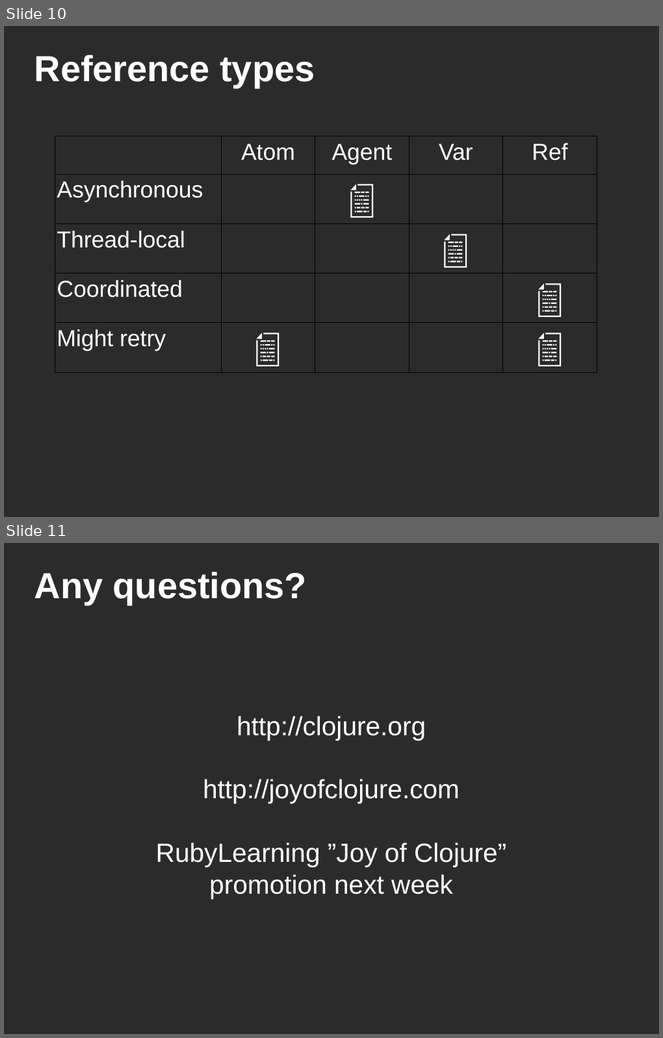
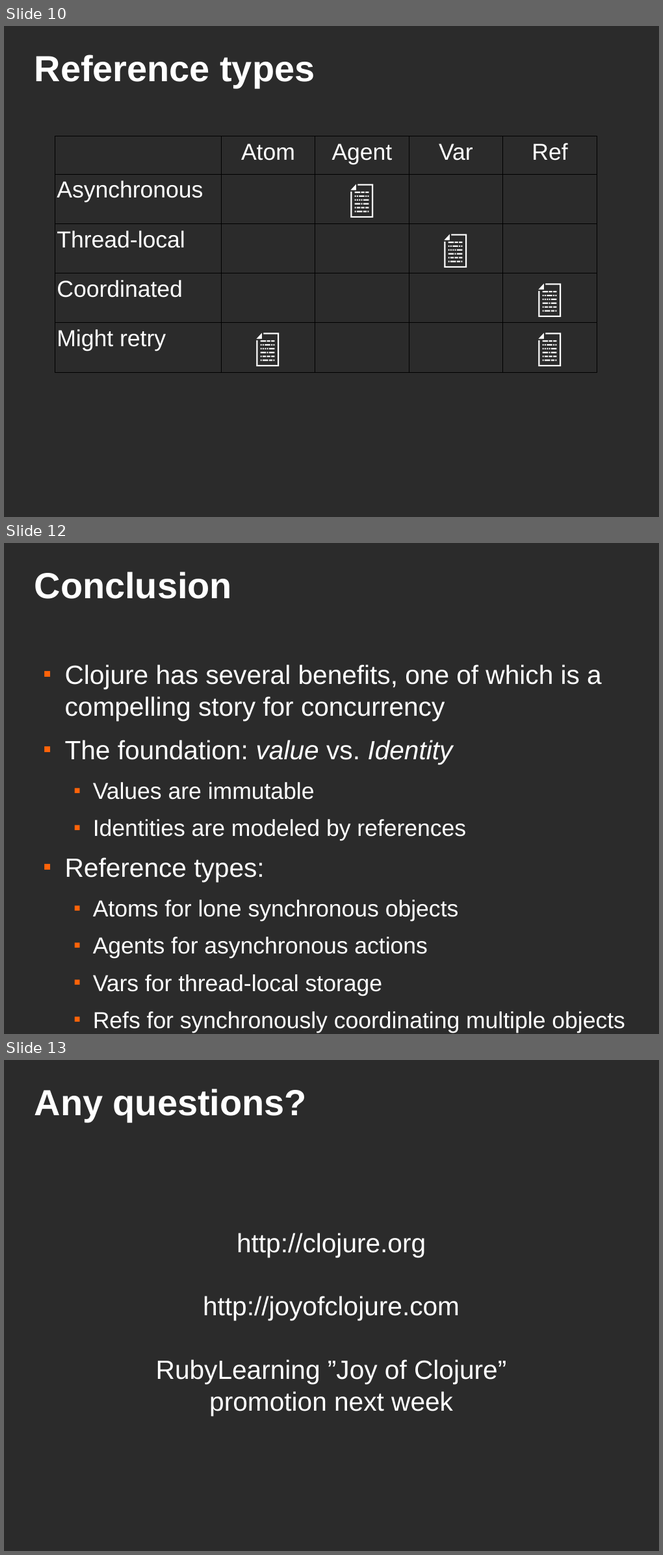
Before and after one commit to Chouser/clojure-talk-conc, a slide deck: slides.odp. Shown one above the other, each under a label of ours: slides 10 and 11 before the commit, slides 10, 12 and 13 after it; the slides between them are not shown. The pictures are 663x1038 and 663x1555 pixels, drawn with LibreOffice and Linux fonts; fonts in the diff are those of the drawing; background and template pictures are left out; a plain dark background stands for a picture behind light text. Boxes give left, top, right and bottom in pixels: in the first picture for what was removed or moved away, otherwise in the second. Text is boxed around its words. In the diff, an @@ line names an element or a change of style, - is before the commit and + after.

```diff
--- a/slides.odp
+++ b/slides.odp
@@ slide 12 added at (x1=4, y1=543, x2=659, y2=1034), background picture (left out) @@
@@ title added at (x1=35, y1=572, x2=232, y2=599), 44 pt, text #FFFFFF, bold @@
+Conclusion
@@ text added at (x1=65, y1=665, x2=625, y2=1033), 28 pt, text #FFFFFF @@
+■ Clojure has several benefits, one of which is a compelling story for concurrency
+■ The foundation: value vs. Identity
+  ■ Values are immutable
+  ■ Identities are modeled by references
+■ Reference types:
+  ■ Atoms for lone synchronous objects
+  ■ Agents for asynchronous actions
+  ■ Vars for thread-local storage
+  ■ Refs for synchronously coordinating multiple objects
@@ what was slide 11 is now slide 13 @@
```
Also in this commit, not shown: 1 slide changed, 1 other slide added, 1 slide removed, 2 other files.
